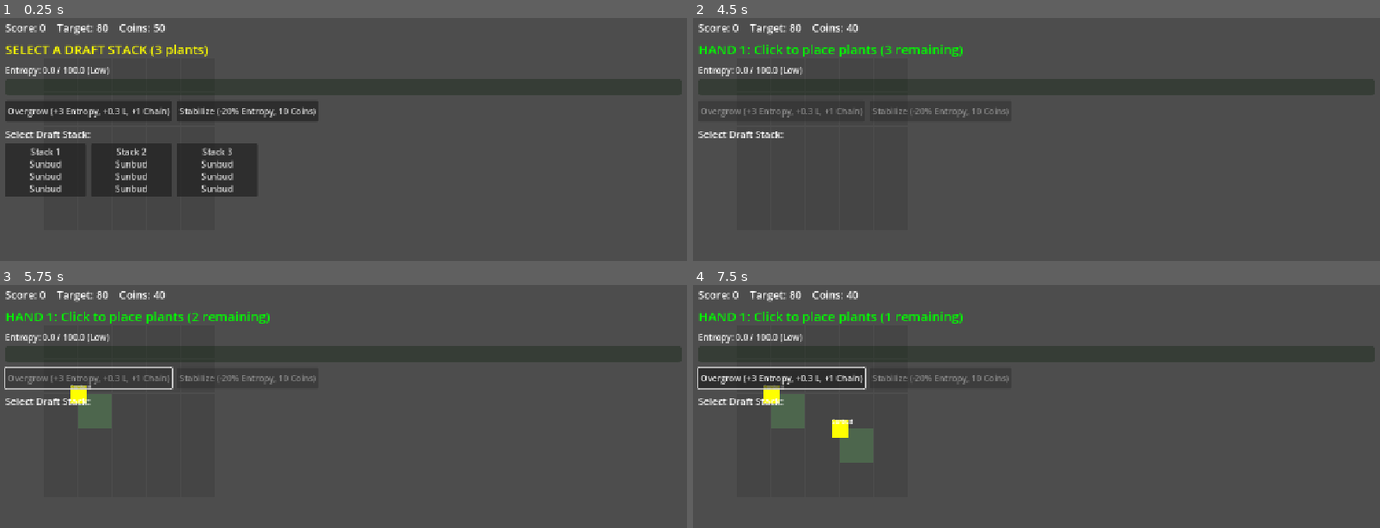
Above: before the commit, frames 1-4 (two rows, left to right).
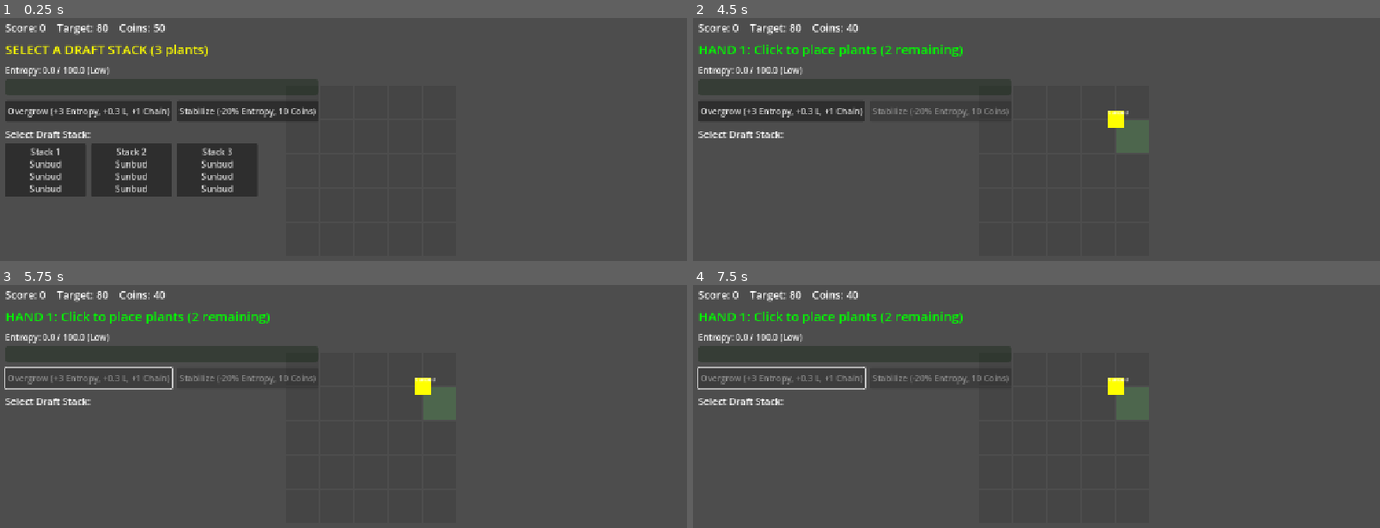
Above: after the commit, the same moments.

Repository: missgun03/garden-of-odds
Game: Godot game, scene res://scenes/Main.tscn
The game is run twice, just before and just after one commit, with the same random seed, the same clock (stepped at 60 frames per second) and the same inputs.
Inputs (mouse positions are in pixels of both pictures, inside the frame that each line leads up to):
- Up to frame 1 (0.25 s): no input
- Up to frame 2 (4.5 s): click "Overgrow (+3 Entropy, +0.3 L,…" at 0.5 s; click "Stabilize (-20% Entropy, 10 C…" at 1.25 s; click "Stack 1 Sunbud Sunbud Sunbud" at 2 s; tap Enter at 2.75, 3.5, 4.25 s; move the mouse to (1187, 188) at 2.77 s; click (1187, 188) at 2.92 s; move the mouse to (899, 226) at 3.52 s; click (899, 226) at 3.67 s; move the mouse to (1105, 122) at 4.27 s; click (1105, 122) at 4.42 s
- Up to frame 3 (5.75 s): click (89, 377) at 5 s, where only the run after the commit has a clickable "Overgrow (+3 Entropy, +0.3 L,…"
- Up to frame 4 (7.5 s): tap Enter at 5.75, 6.5, 7.25 s; move the mouse to (outside the picture) at 5.77 s; click (outside the picture) at 5.92 s; move the mouse to (outside the picture) at 6.52 s; click (outside the picture) at 6.67 s; move the mouse to (830, 416) at 7.27 s; click (830, 416) at 7.42 s

The runs differ from the first frame. In frame 2, 1.0% of the frame differs, in the area x 1-67%, y 12-56%; in frame 3, 1.6%; in frame 4, 2.7%, in the area x 1-67%, y 11-74%.

Commit message:
fix: Fix Board and HUD overlap issue
Layout changes:
- HUD: เปลี่ยนจาก FULL_RECT เป็น TOP_LEFT (450px width)
- Board: ย้ายจาก position (50, 50) เป็น (500, 100)
- ลบ DebugTest node (ไม่จำเป็นแล้ว)

ตอนนี้:
- HUD อยู่ด้านซ้าย (0-450px)
- Board อยู่ตรงกลาง-ขวา (500px+)
- ไม่ทับกัน ✓

Diff:
--- a/scenes/Main.tscn
+++ b/scenes/Main.tscn
@@ -1,20 +1,16 @@
-[gd_scene load_steps=7 format=3 uid="uid://main_scene_001"]
+[gd_scene load_steps=6 format=3 uid="uid://main_scene_001"]
 
 [ext_resource type="Script" path="res://scripts/Main.gd" id="1"]
 [ext_resource type="Script" path="res://scripts/Board.gd" id="2"]
 [ext_resource type="Script" path="res://scripts/HUD.gd" id="3"]
 [ext_resource type="Script" path="res://scripts/SeasonManager.gd" id="4"]
 [ext_resource type="Script" path="res://scripts/Resolver.gd" id="5"]
-[ext_resource type="Script" path="res://scripts/DebugTest.gd" id="6"]
 
 [node name="Main" type="Node"]
 script = ExtResource("1")
 
-[node name="DebugTest" type="Node" parent="."]
-script = ExtResource("6")
-
 [node name="Board" type="Node2D" parent="."]
-position = Vector2(50, 50)
+position = Vector2(500, 100)
 script = ExtResource("2")
 grid_size = 5
 cell_size = 64
--- a/scripts/DebugTest.gd
+++ /dev/null
@@ -1,17 +0,0 @@
-extends Node
-
-## DebugTest: ทดสอบว่า Console messages ทำงานหรือไม่
-
-func _ready() -> void:
-	print("=".repeat(60))
-	print("DEBUG TEST STARTED - If you see this, console works!")
-	print("=".repeat(60))
-
-	# Print ทุก 0.5 วินาที
-	for i in range(5):
-		print("Test message %d - Time: %.2f" % [i + 1, Time.get_ticks_msec() / 1000.0])
-		await get_tree().create_timer(0.5).timeout
-
-	print("=".repeat(60))
-	print("DEBUG TEST COMPLETED")
-	print("=".repeat(60))
--- a/scripts/HUD.gd
+++ b/scripts/HUD.gd
@@ -39,9 +39,10 @@
 
 ## สร้าง UI
 func _setup_ui() -> void:
-	# Main layout
+	# Main layout - ด้านซ้าย (ไม่ใช้ full screen)
 	var margin = MarginContainer.new()
-	margin.set_anchors_preset(Control.PRESET_FULL_RECT)
+	margin.set_anchors_preset(Control.PRESET_TOP_LEFT)
+	margin.size = Vector2(450, 720)  # ความกว้าง 450px
 	margin.add_theme_constant_override("margin_left", 10)
 	margin.add_theme_constant_override("margin_top", 10)
 	margin.add_theme_constant_override("margin_right", 10)
